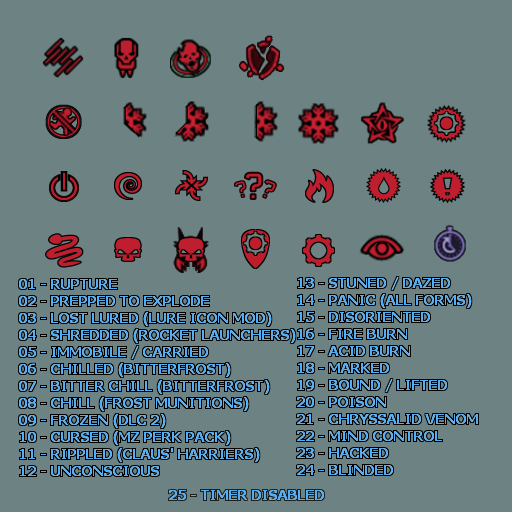
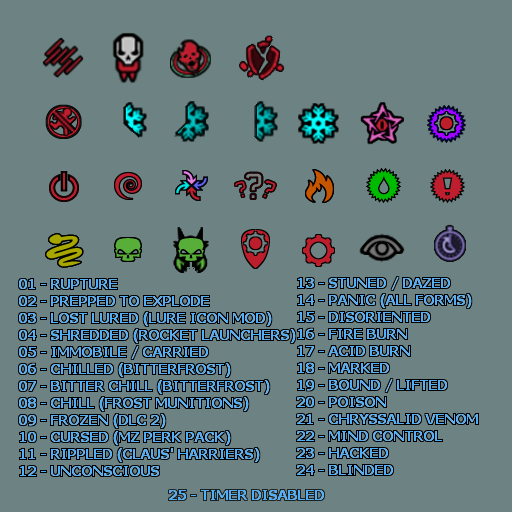
Revision of a layered w=512, h=512 image; what changed, layer by layer:
added group "Layer Group" with 15 layers above "status_timer.png" over [45, 32, 466, 273]
added layer "statuscol_ripple.png" in group "Layer Group" over [427, 105, 466, 143]
added layer "statuscol_poisonChrys.png" in group "Layer Group" over [173, 227, 209, 273]
added layer "statuscol_poison.png" in group "Layer Group" over [114, 237, 142, 262]
added layer "statuscol_homingmine.png" in group "Layer Group" over [112, 32, 144, 84]
added layer "statuscol_frozen.png" in group "Layer Group" over [298, 103, 339, 144]
added layer "statuscol_disoriented.png" in group "Layer Group" over [175, 170, 208, 201]
added layer "statuscol_cursed.png" in group "Layer Group" over [360, 102, 404, 145]
added layer "statuscol_confused.png" in group "Layer Group" over [234, 171, 277, 200]
added layer "statuscol_chill3.png" in group "Layer Group" over [254, 101, 278, 142]
added layer "statuscol_chill2.png" in group "Layer Group" over [174, 101, 209, 142]
added layer "statuscol_chill1.png" in group "Layer Group" over [123, 102, 147, 138]
added layer "statuscol_burning.png" in group "Layer Group" over [305, 169, 334, 203]
added layer "statuscol_bound.png" in group "Layer Group" over [45, 233, 84, 268]
added layer "statuscol_blinded.png" in group "Layer Group" over [359, 233, 405, 263]
added layer "statuscol_berserk.png" in group "Layer Group" over [366, 168, 401, 203]
painted on "status_timer.png" over [434, 224, 466, 262]
